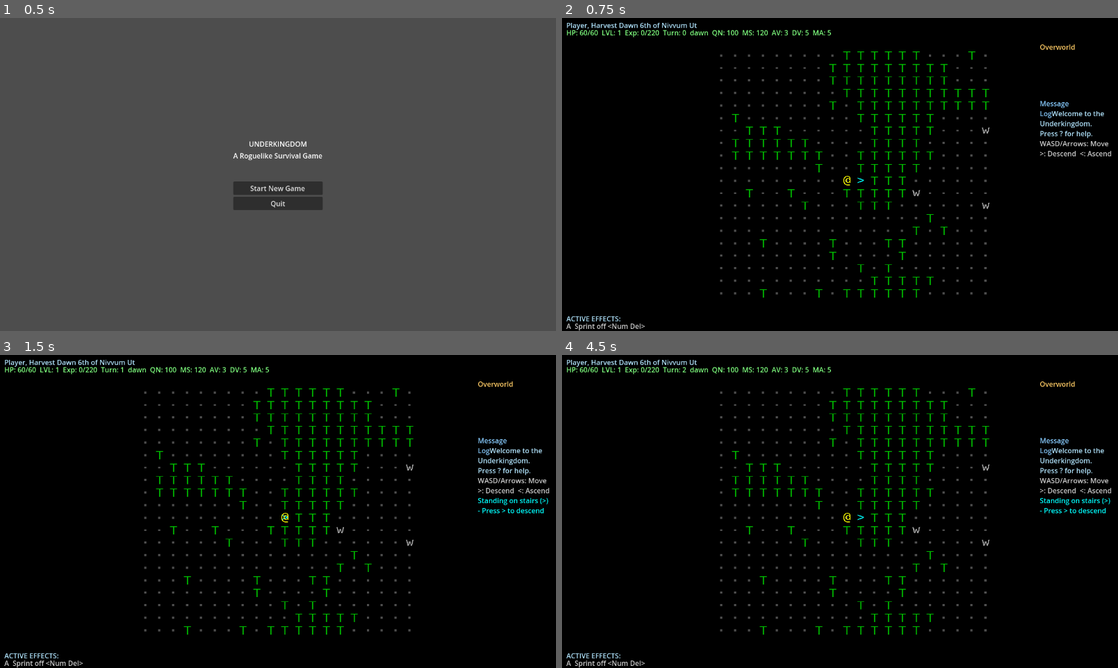
Above: before the commit, frames 1-4 (two rows, left to right).
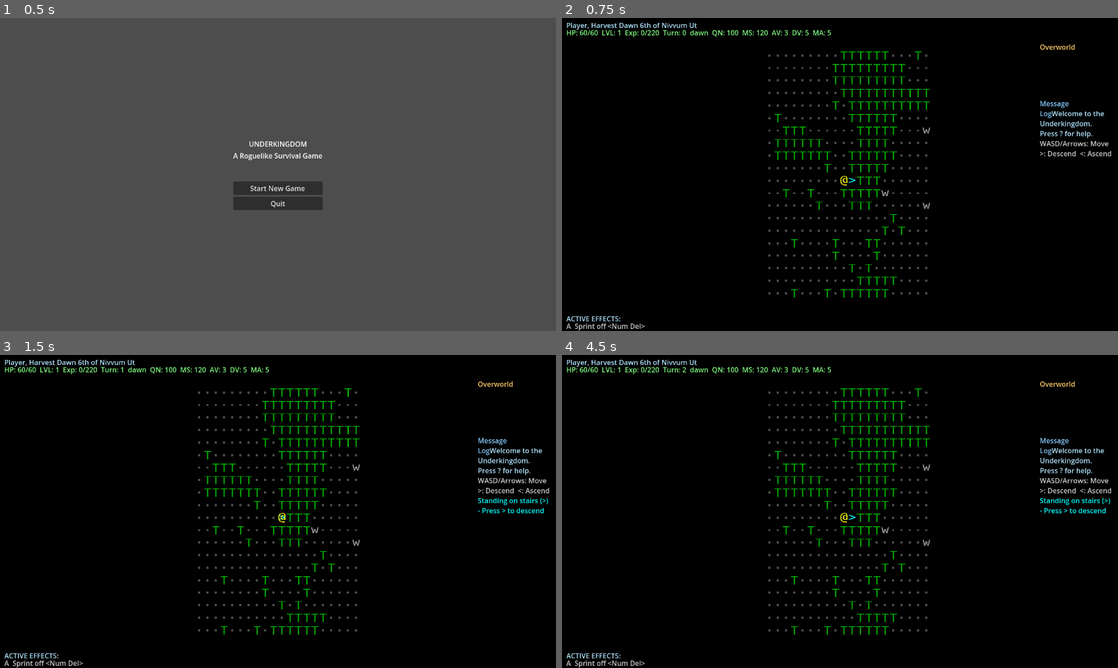
Above: after the commit, the same moments.

Repository: stevenraines/underkingdom-godot-cc
Game: Godot game, scene res://scenes/main.tscn
The game is run twice, just before and just after one commit, with the same random seed, the same clock (stepped at 60 frames per second) and the same inputs.
Inputs:
- Up to frame 1 (0.5 s): no input
- Up to frame 2 (0.75 s): click "Start New Game" at 0.5 s
- Up to frame 3 (1.5 s): tap Enter at 1.25 s; hold Right (ui_right) from 1.28 s (still down)
- Up to frame 4 (4.5 s): tap Space at 2, 3.5 s; release Right (ui_right) at 2.03 s; hold Down (ui_down) 2.03-2.78 s; tap Enter at 2.75, 4.25 s; hold Right (ui_right) 2.78-3.53 s; hold Up (ui_up) 3.53-4.28 s; hold Left (ui_left) from 4.28 s (still down)

Frame 1 is identical in both runs. In frame 2, 3.9% of the frame differs, in the area x 28-77%, y 10-90%; in frame 3, 3.9%; in frame 4, 3.9%.

Commit message:
feat: Update tile dimensions and rendering logic for improved dungeon visibility; adjust camera zoom settings

Diff:
--- a/rendering/ascii_renderer.gd
+++ b/rendering/ascii_renderer.gd
@@ -6,7 +6,8 @@
 ## Renders the game world using ASCII characters.
 ## Uses two TileMapLayer nodes: one for terrain, one for entities.
 
-const TILE_SIZE = 64
+const TILE_WIDTH = 38
+const TILE_HEIGHT = 64
 
 # Child nodes (set in scene or _ready)
 @onready var terrain_layer: TileMapLayer = $TerrainLayer
@@ -114,7 +115,7 @@
 ## Create ASCII tileset from sprite sheet
 func _create_ascii_tileset() -> TileSet:
 	var tileset = TileSet.new()
-	tileset.tile_size = Vector2i(TILE_SIZE, TILE_SIZE)
+	tileset.tile_size = Vector2i(TILE_WIDTH, TILE_HEIGHT)
 
 	# Load the pre-generated Unicode sprite sheet (default)
 	var texture_path = "res://rendering/tilesets/unicode_tileset.png"
@@ -128,7 +129,7 @@
 	# Create a source for our tiles
 	var source = TileSetAtlasSource.new()
 	source.texture = texture
-	source.texture_region_size = Vector2i(TILE_SIZE, TILE_SIZE)
+	source.texture_region_size = Vector2i(TILE_WIDTH, TILE_HEIGHT)
 	source.separation = Vector2i(0, 0)  # No spacing between tiles
 	source.margins = Vector2i(0, 0)     # No margins around the atlas
 
@@ -152,8 +153,8 @@
 
 	var tiles_per_row = 16
 	var num_rows = 6
-	var atlas_width = tiles_per_row * TILE_SIZE
-	var atlas_height = num_rows * TILE_SIZE
+	var atlas_width = tiles_per_row * TILE_WIDTH
+	var atlas_height = num_rows * TILE_HEIGHT
 
 	var image = Image.create(atlas_width, atlas_height, false, Image.FORMAT_RGBA8)
 	image.fill(Color(0, 0, 0, 0))  # Transparent background
@@ -163,8 +164,8 @@
 		var c = chars[i]
 		var col = i % tiles_per_row
 		var row = i / tiles_per_row
-		var x_offset = col * TILE_SIZE
-		var y_offset = row * TILE_SIZE
+		var x_offset = col * TILE_WIDTH
+		var y_offset = row * TILE_HEIGHT
 		var color = Color.WHITE  # All white - colors applied at runtime
 		_draw_char_to_image(image, c, x_offset, y_offset, color)
 
@@ -175,26 +176,26 @@
 	# Draw distinctive patterns for different characters
 	match char:
 		"@":  # Player - filled circle
-			_draw_filled_circle(image, x_offset + TILE_SIZE/2, y_offset + TILE_SIZE/2, 5, color)
+			_draw_filled_circle(image, x_offset + TILE_WIDTH/2, y_offset + TILE_HEIGHT/2, 5, color)
 		"#":  # Wall - solid square
-			for y in range(TILE_SIZE):
-				for x in range(TILE_SIZE):
+			for y in range(TILE_HEIGHT):
+				for x in range(TILE_WIDTH):
 					image.set_pixel(x_offset + x, y_offset + y, color)
 		"T":  # Tree - triangle
 			_draw_triangle(image, x_offset, y_offset, color)
 		"~":  # Water - wavy lines
 			for i in range(3):
 				var y = y_offset + 4 + i * 4
-				for x in range(TILE_SIZE):
+				for x in range(TILE_WIDTH):
 					var wave = int(sin(x * 0.5) * 2)
-					if y + wave >= 0 and y + wave < TILE_SIZE:
+					if y + wave >= 0 and y + wave < TILE_HEIGHT:
 						image.set_pixel(x_offset + x, y + wave, color)
 		"r", "W", "w":  # Enemies - filled circles with different sizes
 			var radius = 4 if char == "W" else 3
-			_draw_filled_circle(image, x_offset + TILE_SIZE/2, y_offset + TILE_SIZE/2, radius, color)
+			_draw_filled_circle(image, x_offset + TILE_WIDTH/2, y_offset + TILE_HEIGHT/2, radius, color)
 		_:  # Default - smaller square
-			for y in range(3, TILE_SIZE - 3):
-				for x in range(3, TILE_SIZE - 3):
+			for y in range(3, TILE_HEIGHT - 3):
+				for x in range(3, TILE_WIDTH - 3):
 					image.set_pixel(x_offset + x, y_offset + y, color)
 
 ## Draw a filled circle
@@ -209,11 +210,11 @@
 
 ## Draw a triangle (tree)
 func _draw_triangle(image: Image, x_offset: int, y_offset: int, color: Color) -> void:
-	var cx = TILE_SIZE / 2
-	for y in range(TILE_SIZE):
-		var width = (TILE_SIZE - y) / 2
+	var cx = TILE_WIDTH / 2
+	for y in range(TILE_HEIGHT):
+		var width = (TILE_WIDTH - y) / 2
 		for x in range(cx - width, cx + width + 1):
-			if x >= 0 and x < TILE_SIZE:
+			if x >= 0 and x < TILE_WIDTH:
 				image.set_pixel(x_offset + x, y_offset + y, color)
 
 ## Render a tile
@@ -275,7 +276,7 @@
 	if not camera:
 		return
 
-	camera.position = Vector2(pos) * TILE_SIZE
+	camera.position = Vector2(pos.x * TILE_WIDTH, pos.y * TILE_HEIGHT)
 
 ## Clear all rendering
 func clear_all() -> void:
--- a/scenes/game.gd
+++ b/scenes/game.gd
@@ -95,6 +95,16 @@
 
 ## Called when player moves
 func _on_player_moved(old_pos: Vector2i, new_pos: Vector2i) -> void:
+	# In dungeons, wall visibility depends on player position
+	# So we need to re-render the entire map when player moves
+	var is_dungeon = MapManager.current_map and MapManager.current_map.map_id.begins_with("dungeon_")
+
+	if is_dungeon:
+		# Re-render entire map with updated wall visibility
+		_render_map()
+		_render_all_entities()
+
+	# Clear old player position and render at new position
 	renderer.clear_entity(old_pos)
 	renderer.render_entity(new_pos, "@", Color.YELLOW)
 	renderer.center_camera(new_pos)
--- a/scenes/game.tscn
+++ b/scenes/game.tscn
@@ -27,7 +27,7 @@
 script = ExtResource("5")
 
 [node name="Camera" type="Camera2D" parent="ASCIIRenderer"]
-zoom = Vector2(0.5, 0.45)
+zoom = Vector2(0.4, 0.3)
 
 [node name="InputHandler" type="Node" parent="."]
 script = ExtResource("3")
Binary file changed: rendering/tilesets/ascii_tileset.png
Binary file changed: rendering/tilesets/unicode_tileset.png
Not shown, changed: rendering/generate_tilesets.py
